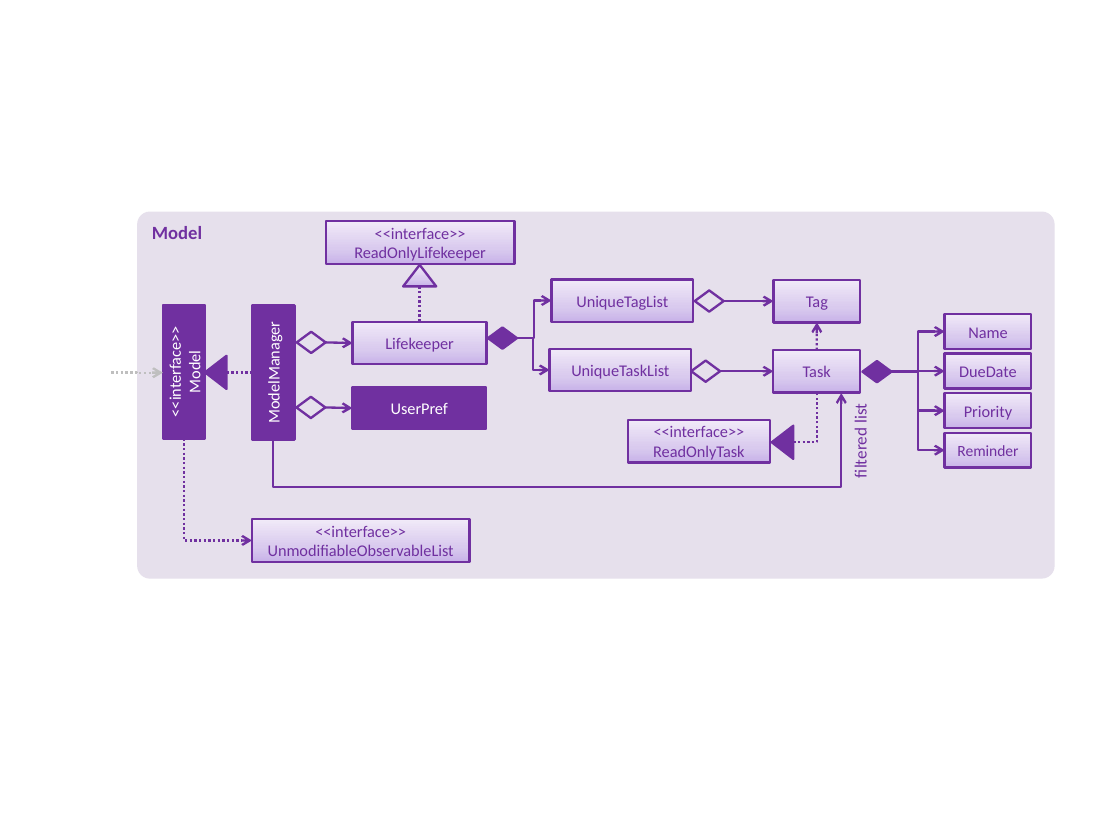
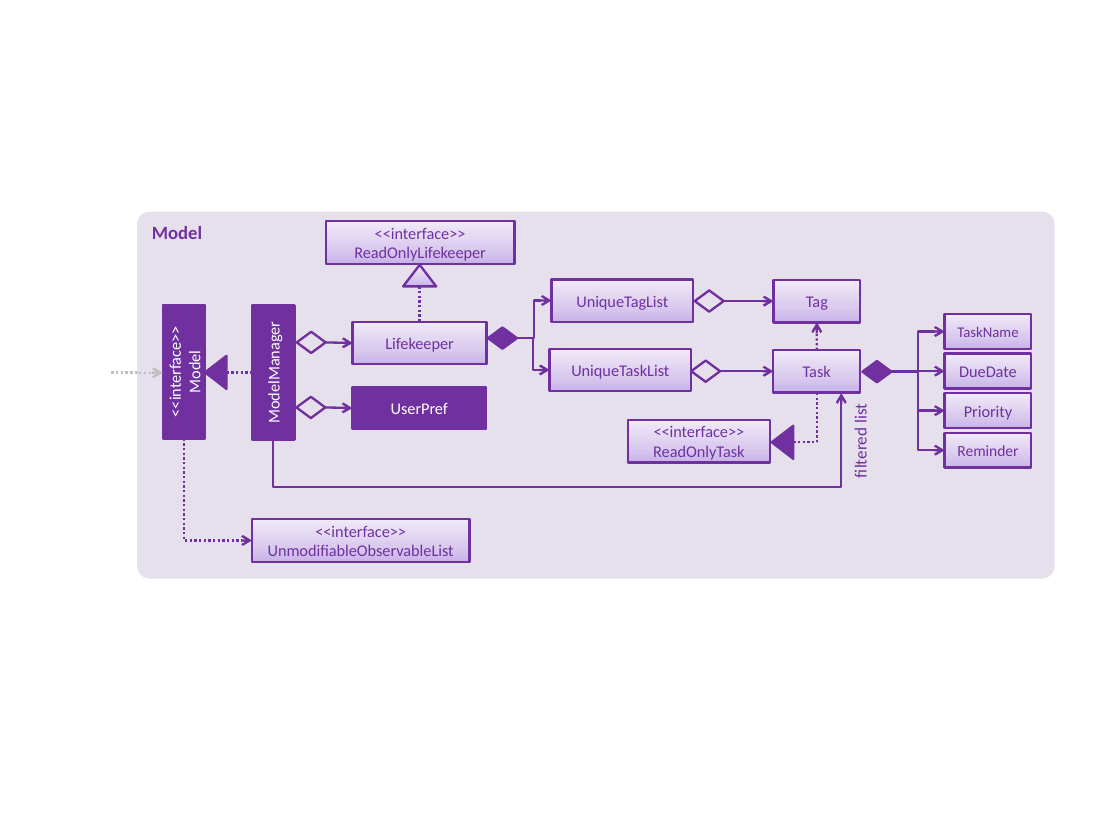
Before and after one commit to nus-cs2103-AY1617S1/addressbook-level4, a slide deck: slide 7 of docs/diagrams/Diagrams.pptx. Drawn at 1120x840 pixels with LibreOffice and Linux fonts; fonts in the diff are those of the drawing. Boxes give left, top, right and bottom in pixels: in the first picture for what was removed or moved away, otherwise in the second. Text is boxed around its words. In the diff, an @@ line names an element or a change of style, - is before the commit and + after.

```diff
--- a/docs/diagrams/Diagrams.pptx
+++ b/docs/diagrams/Diagrams.pptx
@@ text in rectangle at [957,327,1018,337]: text changed; size 10.5 to 9.5 pt @@
-Name
+TaskName
```
Also in this commit, not shown: 16 other files.
